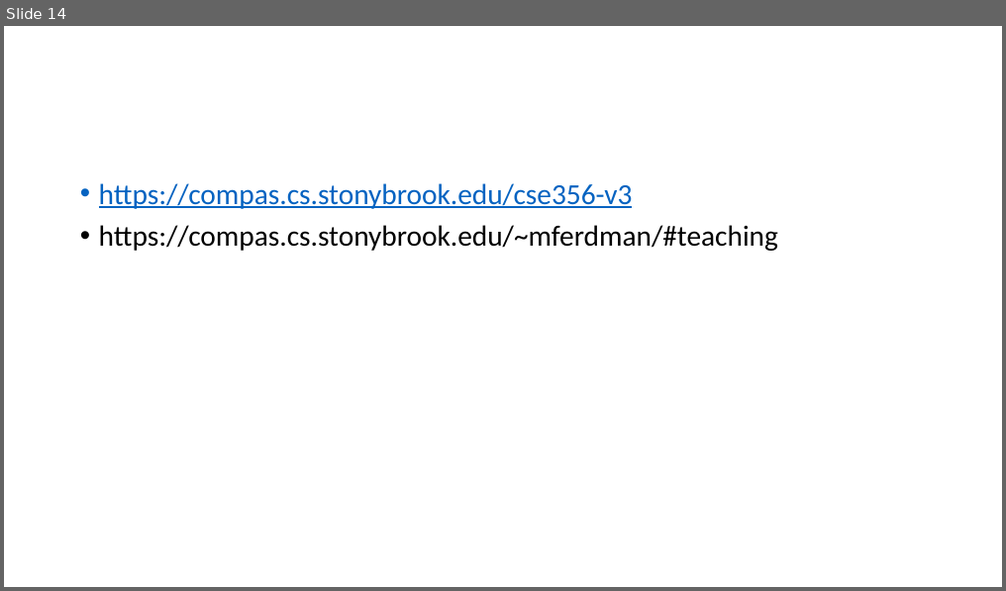
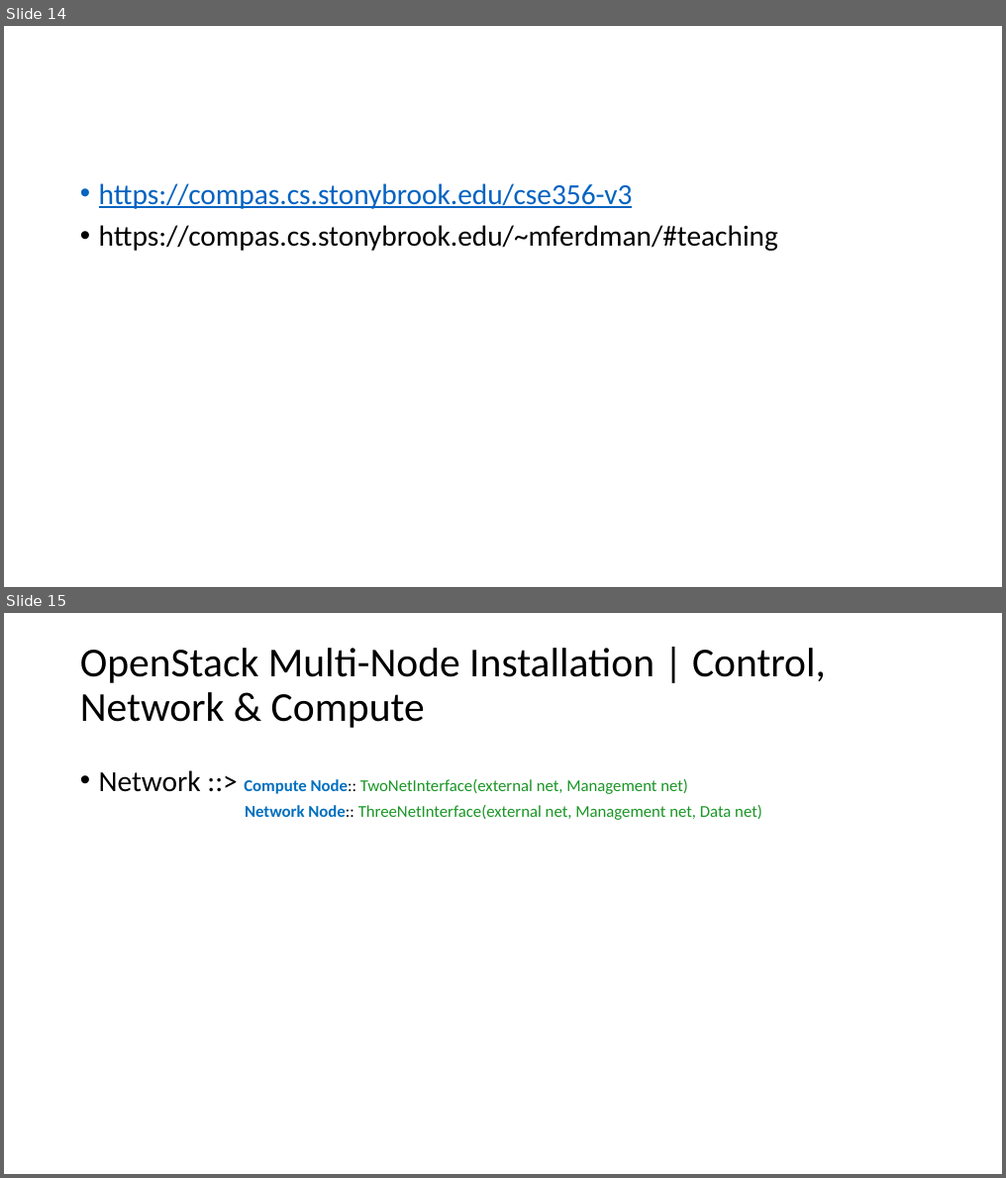
Before and after one commit to amelcharolinesgn2/ClouD-Infrastructure-SISKA-2025, a slide deck: IV_Openstack Cloud Architecture.pptx. Shown one above the other, each under a label of ours: slide 14 before the commit, slides 14 and 15 after it. The pictures are 1006x591 and 1006x1178 pixels, drawn with LibreOffice and Linux fonts; fonts in the diff are those of the drawing. Boxes give left, top, right and bottom in pixels: in the first picture for what was removed or moved away, otherwise in the second. Text is boxed around its words. In the diff, an @@ line names an element or a change of style, - is before the commit and + after.

```diff
--- a/IV_Openstack Cloud Architecture.pptx
+++ b/IV_Openstack Cloud Architecture.pptx
@@ slide 15 added at [4, 613, 1002, 1174], background #FFFFFF @@
@@ title added at [80, 648, 826, 728], 39.6 pt, text #000000 @@
+OpenStack Multi-Node Installation | Control, Network & Compute
@@ text added at [99, 770, 762, 820], 16 pt, text #1A9626 @@
+• Network ::> Compute Node:: TwoNetInterface(external net, Management net)
+        Network Node:: ThreeNetInterface(external net, Management net, Data net)
```
Also in this commit, not shown: 2 slides changed, 3 other files.
